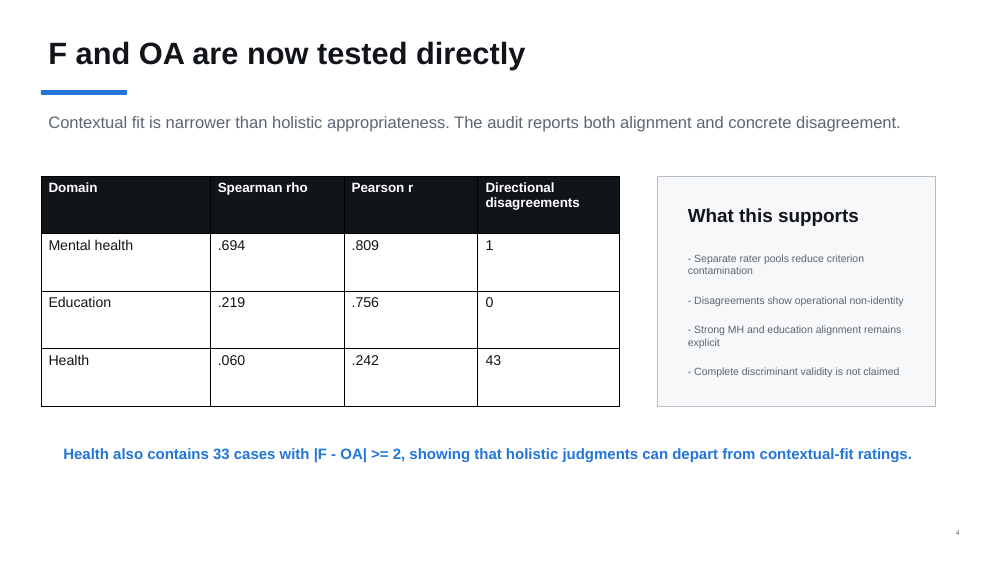
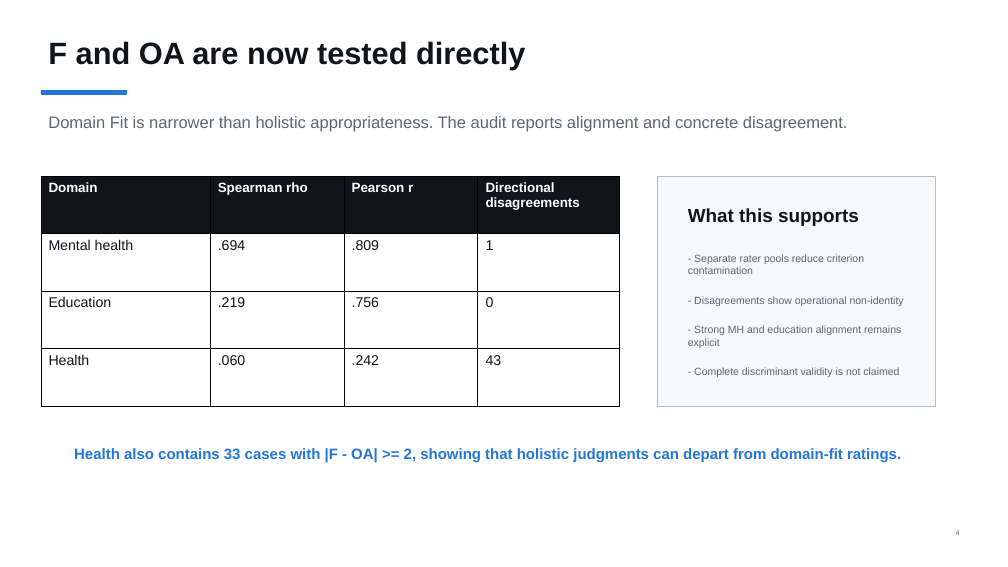
Before and after one commit to 92meharali/PERSONA-MH-CHI, a slide deck: slide 4 of presentations/PERSONA_Professor_Revision_Update.pptx. Drawn at 1008x567 pixels with LibreOffice and Linux fonts; fonts in the diff are those of the drawing. Boxes give left, top, right and bottom in pixels: in the first picture for what was removed or moved away, otherwise in the second. Text is boxed around its words. In the diff, an @@ line names an element or a change of style, - is before the commit and + after.

Commit message:
Strengthen context-aware theory and domain-fit framing

```diff
--- a/presentations/PERSONA_Professor_Revision_Update.pptx
+++ b/presentations/PERSONA_Professor_Revision_Update.pptx
@@ text at bbox=[48, 116, 848, 132]: text changed @@
-Contextual fit is narrower than holistic appropriateness. The audit reports both alignment and concrete disagreement.
+Domain Fit is narrower than holistic appropriateness. The audit reports alignment and concrete disagreement.
@@ text at bbox=[74, 447, 901, 463]: text changed @@
-Health also contains 33 cases with |F - OA| >= 2, showing that holistic judgments can depart from contextual-fit ratings.
+Health also contains 33 cases with |F - OA| >= 2, showing that holistic judgments can depart from domain-fit ratings.
```
Also in this commit, not shown: 3 other slides changed, 36 other files.
